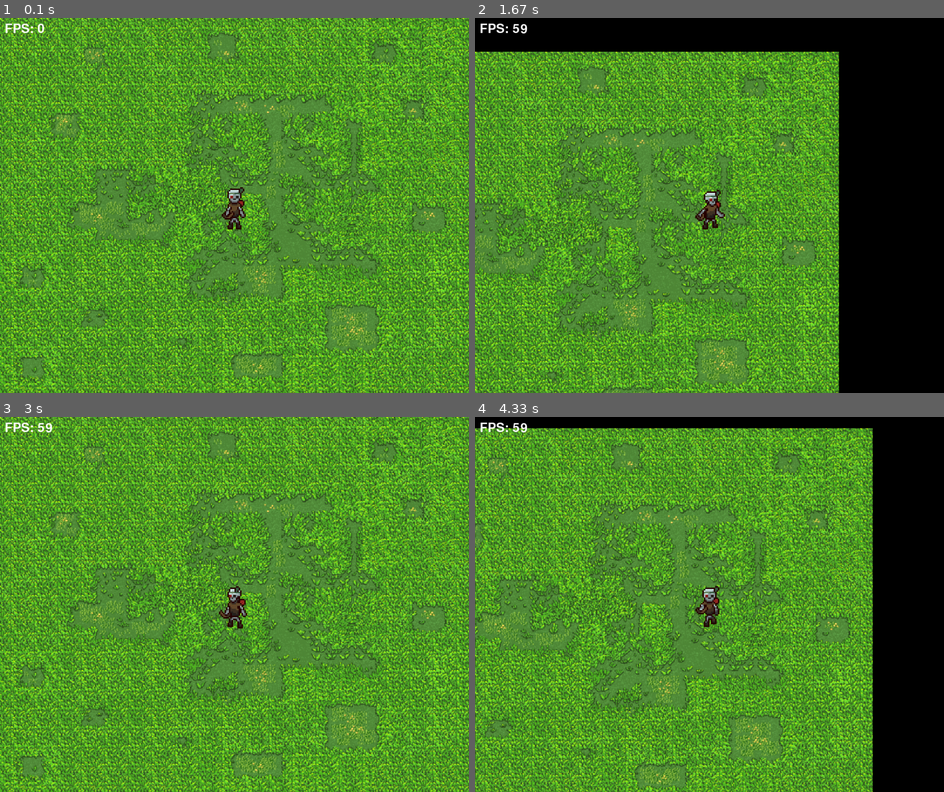
Above: before the commit, frames 1-4 (two rows, left to right).
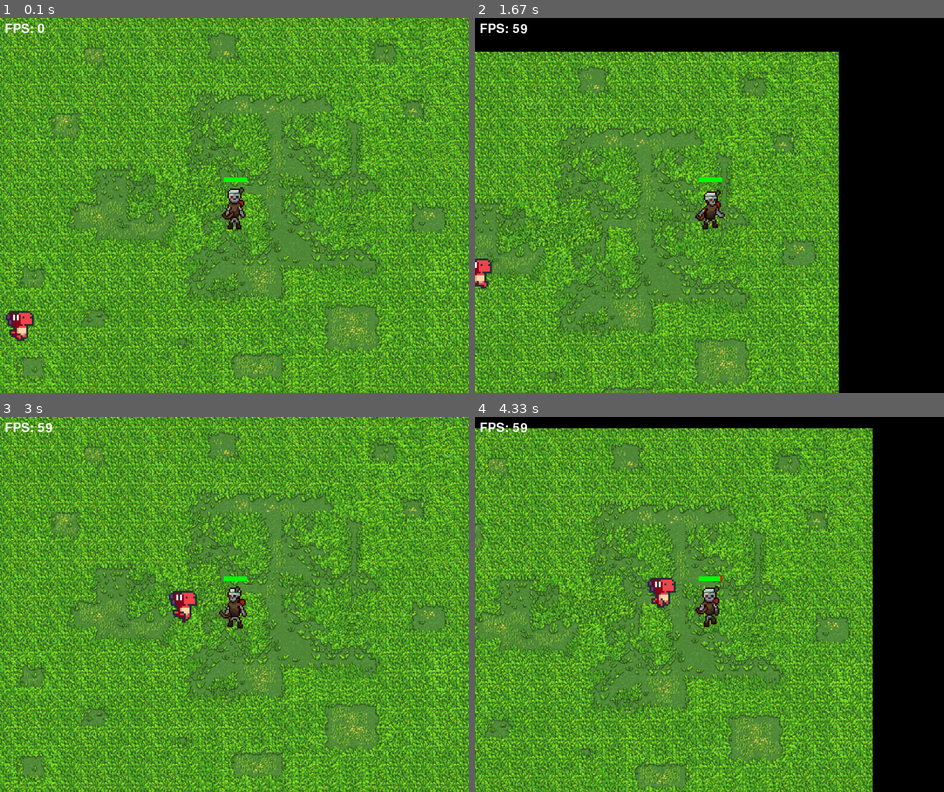
Above: after the commit, the same moments.

Repository: sunwindsss/Pygame-Projekts
Game: pygame game, started from entry.py
Two runs of this game, one before a commit and one after it. Both use one fixed random seed, a clock stepped at 60 frames per second and the inputs below.
Inputs:
- Up to frame 1 (0.1 s): no input
- Up to frame 2 (1.67 s): hold D 0.33-0.8 s; hold W 0.83-1.13 s; hold D 1.17-1.63 s
- Up to frame 3 (3 s): hold A 1.67-2.2 s; hold S 2.23-2.53 s; hold A 2.57-2.97 s
- Up to frame 4 (4.33 s): hold W 3-3.37 s; hold D 3.4-4.03 s; hold S from 4.07 s (still down)

The runs differ from the first frame. In frame 1, 0.4% of the frame differs, in the area x 1-53%, y 42-87%; in frame 2, 0.3%; in frame 3, 0.4%; in frame 4, 0.4%.

Commit message:
health implemented
Added hitboxes collision and a health bar. next up is death

Diff:
--- a/entry.py
+++ b/entry.py
@@ -1,6 +1,5 @@
 import pygame
 import spritesheet
-import math
 import random
 
 def set_static_variables():
@@ -33,11 +32,16 @@
     icon_x, icon_y = (screen.get_width() - PLAYER_WIDTH) / 2, (screen.get_height() - PLAYER_HEIGHT) / 2
 
 def load_images():
-    global background_image, sprite_sheet, black_background
+    global background_image, sprite_sheet, black_background, enemy_sprite_sheet
     background_image = pygame.image.load('images/grass_bg.png')
     background_image = pygame.transform.scale(background_image, (WIDTH, HEIGHT))
+
     sprite_sheet_image = pygame.image.load('images/player.png').convert_alpha()
     sprite_sheet = spritesheet.SpriteSheet(sprite_sheet_image)
+
+    enemy_sprite_sheet_image = pygame.image.load('images/enemy1.png').convert_alpha()
+    enemy_sprite_sheet = spritesheet.SpriteSheet(enemy_sprite_sheet_image)
+
     black_background = pygame.Surface((BACKGROUND_WIDTH, BACKGROUND_HEIGHT))
     black_background.fill(BLACK)
 
@@ -57,6 +61,24 @@
             step_counter += 1
         animation_list.append(temp_img_list)
 
+def create_enemy_animation_list():
+    global enemy_animation_list, enemy_action, enemy_frame, enemy_step_counter, enemy_last_update, enemy_animation_cooldown
+    enemy_animation_list = []
+    enemy_animation_steps = [6, 6, 7, 6]
+    enemy_action = 0
+    enemy_last_update = pygame.time.get_ticks()
+    enemy_animation_cooldown = 100
+    enemy_frame = 0
+    enemy_step_counter = 0
+
+
+    for enemy_animation in enemy_animation_steps:
+        temp_img_list2 = []
+        for _ in range(enemy_animation):
+            temp_img_list2.append(enemy_sprite_sheet.get_image(enemy_step_counter, 24, 24, 4, BLACK))
+            enemy_step_counter += 1
+        enemy_animation_list.append(temp_img_list2)
+
 def initialize_game():
     pygame.init()
     set_static_variables()
@@ -64,26 +86,42 @@
     set_basic_settings()
     load_images()
     create_animation_list()
-
+    create_enemy_animation_list()
+
+PLAYER_HIT = pygame.USEREVENT + 1
 def handle_events():
-    global running, last_lift_up
+    global running, last_lift_up, player_health
     for event in pygame.event.get():
         if event.type == pygame.QUIT:
             running = False
         elif event.type == pygame.KEYUP:
             last_lift_up = event.key
+        elif event.type == PLAYER_HIT:
+            player_health -= 1
+            print(player_health)
+
+
 
 def update_animation():
     global frame, last_update, animation_cooldown, action
+    global enemy_frame, enemy_last_update, enemy_animation_cooldown, enemy_action
+    # Update player animations
     current_time = pygame.time.get_ticks()
     if current_time - last_update >= animation_cooldown:
         frame += 1
         last_update = current_time
         if frame >= len(animation_list[action]):
             frame = 0
+    # Update enemy animations
+    enemy_current_time = pygame.time.get_ticks()
+    if enemy_current_time - enemy_last_update >= enemy_animation_cooldown:
+        enemy_frame += 1
+        enemy_last_update = enemy_current_time
+        if enemy_frame >= len(enemy_animation_list[enemy_action]):
+            enemy_frame = 0
 
 def move_icon():
-    global icon_x, icon_y, action
+    global player, action
     keys = pygame.key.get_pressed()
 
     # Adjust speed based on linear or diagonal movement
@@ -92,18 +130,19 @@
     else:
         speed = speed_linear  # Reset speed for non-diagonal movement
 
-    if keys[pygame.K_s] and icon_y < HEIGHT - PLAYER_HEIGHT:
-        icon_y += speed
+    if keys[pygame.K_s] and player.y < HEIGHT - PLAYER_HEIGHT:
+        player.y += speed
         action = 0
-    if keys[pygame.K_d] and icon_x < WIDTH - PLAYER_WIDTH:
-        icon_x += speed
+    if keys[pygame.K_d] and player.x < WIDTH - PLAYER_WIDTH:
+        player.x += speed
         action = 2
-    if keys[pygame.K_a] and icon_x > 0:
-        icon_x -= speed
+    if keys[pygame.K_a] and player.x > 0:
+        player.x -= speed
         action = 1
-    if keys[pygame.K_w] and icon_y > 0:
-        icon_y -= speed
+    if keys[pygame.K_w] and player.y > 0:
+        player.y -= speed
         action = 3
+
 
     if sum(keys) == 0:
         if last_lift_up == pygame.K_w:
@@ -114,31 +153,92 @@
             action = 5
         elif last_lift_up == pygame.K_d:
             action = 6
+# Enemy stuff
+def enemy_pathfinding():
+    global player, enemy_action, enemy
+    if player.x > enemy.x:
+        enemy.x += speed/2
+        enemy_action = 1
+    if player.x < enemy.x:
+        enemy.x -= speed/2
+        enemy_action = 3
+    if player.y > enemy.y:
+        enemy.y += speed/2
+    if player.y < enemy.y:
+        enemy.y -= speed/2
+
+def enemy_spawn():
+    square_top_left_x = 0
+    square_top_left_y = 0
+    square_bottom_right_x = WIDTH
+    square_bottom_right_y = HEIGHT
+    while True:
+        # Generate random x and y coordinates outside the square
+        x = random.uniform(square_top_left_x - 100, square_bottom_right_x + 100)
+        y = random.uniform(square_top_left_y - 100, square_bottom_right_y + 100)
+
+        # Check if the generated point is outside the square
+        if x < square_top_left_x or x > square_bottom_right_x or y < square_top_left_y or y > square_bottom_right_y:
+            return x, y
 
 def calculate_camera_offset():
     global camera_x, camera_y
-    camera_x = icon_x - (WIDTH / 2) + (PLAYER_WIDTH / 2)
-    camera_y = icon_y - (HEIGHT / 2) + (PLAYER_HEIGHT / 2)
+    camera_x = player.x - (WIDTH / 2) + (PLAYER_WIDTH / 2)
+    camera_y = player.y - (HEIGHT / 2) + (PLAYER_HEIGHT / 2)
 
 def draw_elements():
     screen.blit(black_background, (camera_x - (BACKGROUND_WIDTH / 2), camera_y - (BACKGROUND_HEIGHT / 2)))
     screen.blit(background_image, (-camera_x, -camera_y))
-    screen.blit(animation_list[action][frame], (icon_x - camera_x, icon_y - camera_y))
+    screen.blit(enemy_animation_list[enemy_action][enemy_frame], (enemy.x - camera_x + 28, enemy.y - camera_y + 28))
+    screen.blit(animation_list[action][frame], (player.x - camera_x, player.y - camera_y))
+    health_bar.draw(screen)
 
 def draw_fps_counter():
     fps_text = font.render(f"FPS: {int(clock.get_fps())}", True, WHITE)
     screen.blit(fps_text, (10, 10))
 
+def player_damage(player, enemy):
+    if player.colliderect(enemy):
+        pygame.event.post(pygame.event.Event(PLAYER_HIT))
+
+class HealthBar():
+    def __init__(self, x, y, w, h, max_hp):
+        self.x = x
+        self.y = y
+        self.w = w
+        self.h = h
+        self.hp = max_hp
+        self.max_hp = max_hp
+    def draw(self, surface):
+        ratio = self.hp / self.max_hp
+        pygame.draw.rect(screen, RED, (WIDTH/2 - 23, HEIGHT/2 - 60, 50, 10))
+        pygame.draw.rect(screen, GREEN, (WIDTH/2 - 23, HEIGHT/2 - 60, 50 * ratio, 10))
+
+
 def main_loop():
-    global running
+    global running, enemy_icon_x, enemy_icon_y, player_health, player, enemy, health_bar
+
+    enemy_coordinate = enemy_spawn()
+    enemy_icon_x = enemy_coordinate[0]
+    enemy_icon_y = enemy_coordinate[1]
+
+    player = pygame.Rect(icon_x, icon_y, PLAYER_WIDTH/3,PLAYER_HEIGHT/2)
+    health_bar = HealthBar(250, 250, 300, 40, 100)
+    player_health = 100
+
+    enemy = pygame.Rect(enemy_icon_x, enemy_icon_y, PLAYER_WIDTH/2,PLAYER_HEIGHT/2)
+
     while running:
+
         handle_events()
+        health_bar.hp = player_health
+        player_damage(player, enemy)
         update_animation()
         move_icon()
+        enemy_pathfinding()
         calculate_camera_offset()
         draw_elements()
         draw_fps_counter()
-
         pygame.display.update()
         clock.tick(FPS)
 
